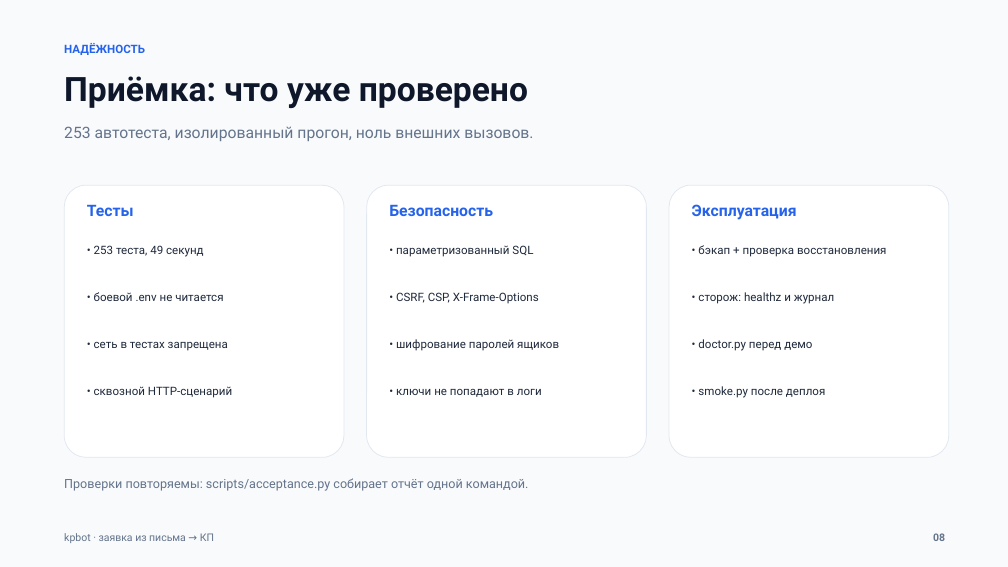
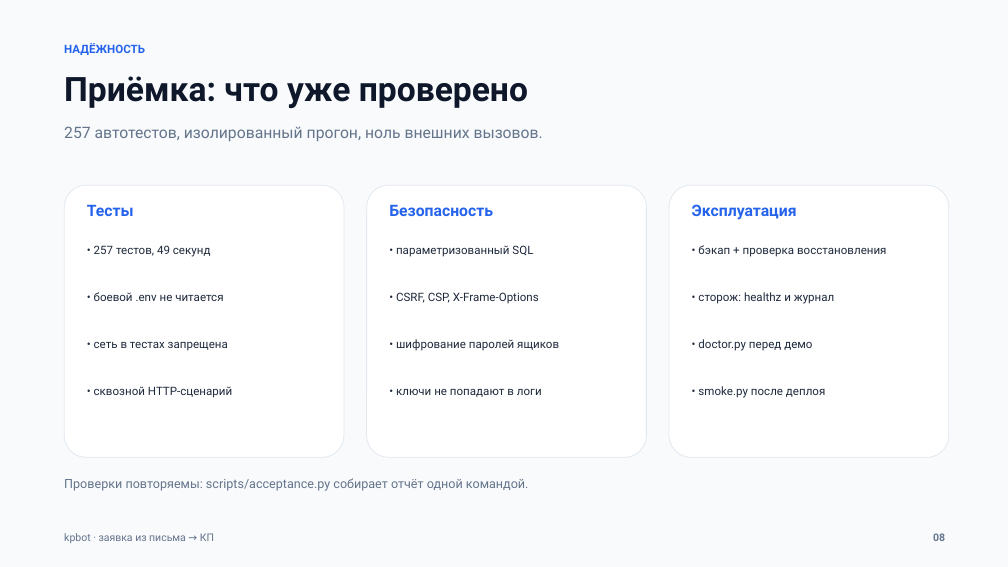
Before and after one commit to IvanBurtsev/Kpbot, a slide deck: slide 8 of presentation/kpbot-deck.pptx. Drawn at 1008x567 pixels with LibreOffice and Linux fonts; fonts in the diff are those of the drawing. Boxes give left, top, right and bottom in pixels: in the first picture for what was removed or moved away, otherwise in the second. Text is boxed around its words. In the diff, an @@ line names an element or a change of style, - is before the commit and + after.

```diff
--- a/presentation/kpbot-deck.pptx
+++ b/presentation/kpbot-deck.pptx
@@ text at (x1=64, y1=126, x2=543, y2=141): text changed @@
-253 автотеста, изолированный прогон, ноль внешних вызовов.
+257 автотестов, изолированный прогон, ноль внешних вызовов.
@@ text at (x1=94, y1=245, x2=211, y2=257): text changed @@
-• 253 теста, 49 секунд
+• 257 тестов, 49 секунд
```
Also in this commit, not shown: 2 other slides changed, 12 other files.
